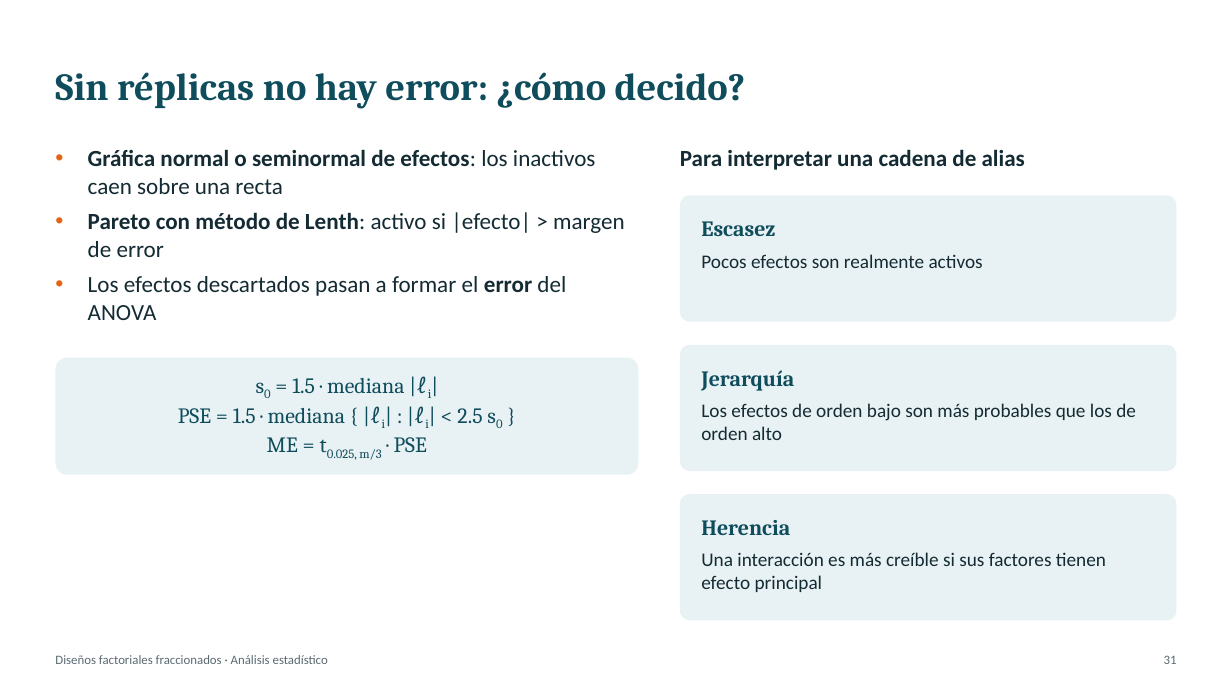
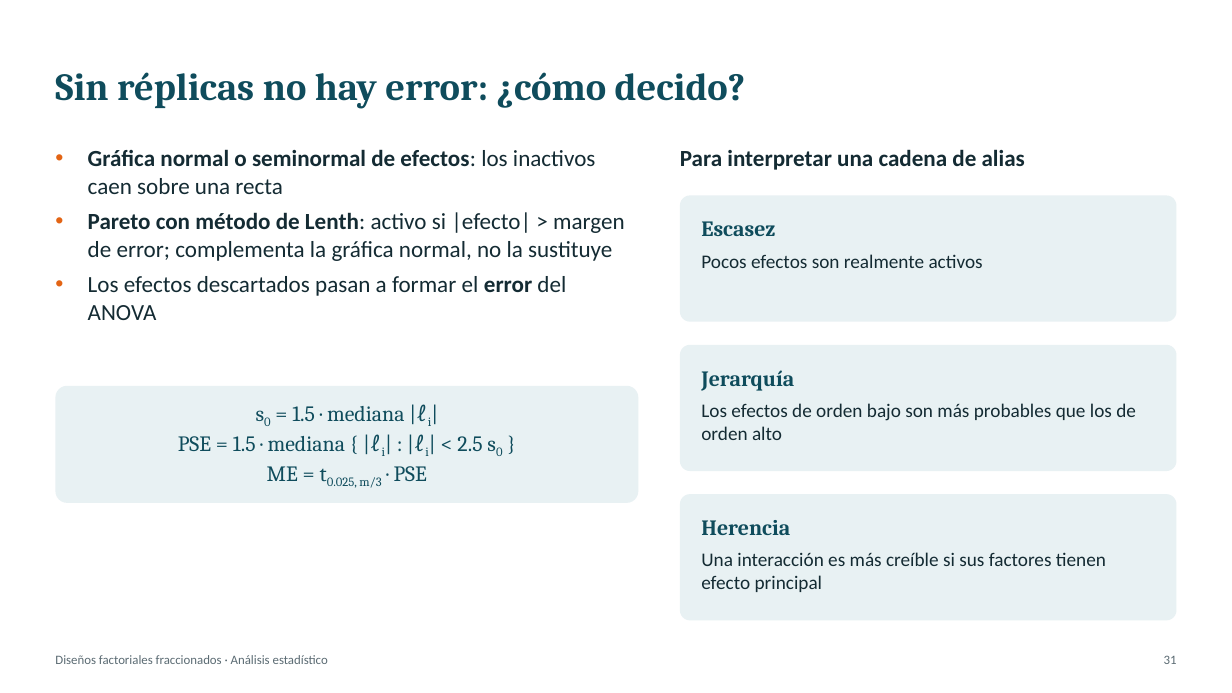
Before and after one commit to Juanes2001/diseno-de-experimentos, a slide deck: slide 31 of exposicion-tema-06/Tema6_Factoriales_Fraccionados.pptx. Drawn at 1232x693 pixels with LibreOffice and Linux fonts; fonts in the diff are those of the drawing. Boxes give left, top, right and bottom in pixels: in the first picture for what was removed or moved away, otherwise in the second. Text is boxed around its words. In the diff, an @@ line names an element or a change of style, - is before the commit and + after.

```diff
--- a/exposicion-tema-06/Tema6_Factoriales_Fraccionados.pptx
+++ b/exposicion-tema-06/Tema6_Factoriales_Fraccionados.pptx
@@ text at (x1=88, y1=212, x2=624, y2=261): text changed @@
-• Pareto con método de Lenth: activo si |efecto| > margen de error
+• Pareto con método de Lenth: activo si |efecto| > margen de error; complementa la gráfica normal, no la sustituye
@@ rounded rectangle "s0 = 1.5 · mediana ..." moved from (x1=55, y1=358, x2=639, y2=475) to (x1=55, y1=385, x2=639, y2=503) @@
```
Also in this commit, not shown: 25 other slides changed, 3 other files.
